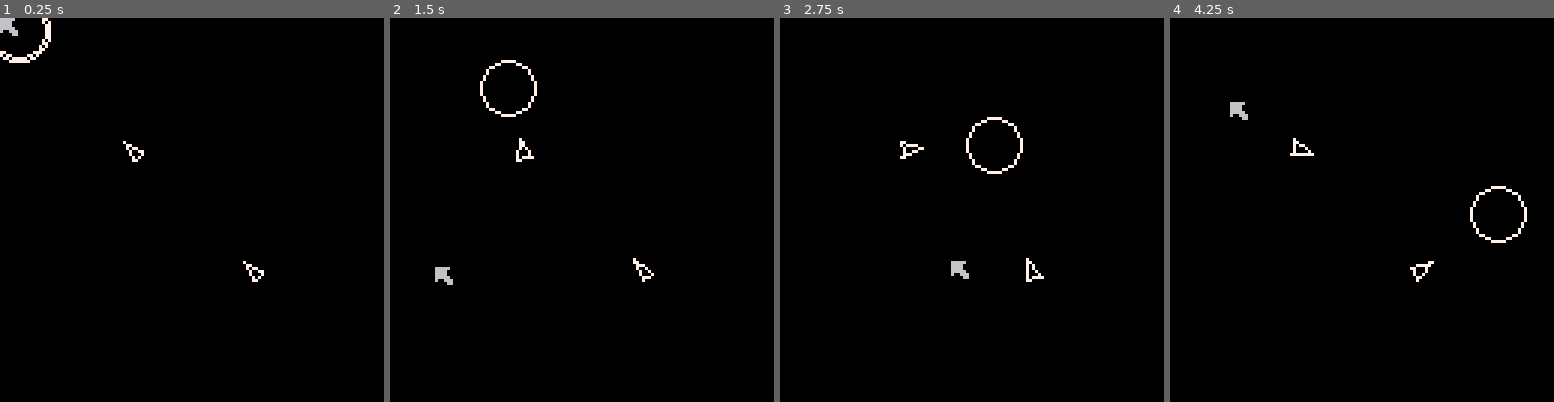
Above: before the commit, frames 1-4 (left to right).
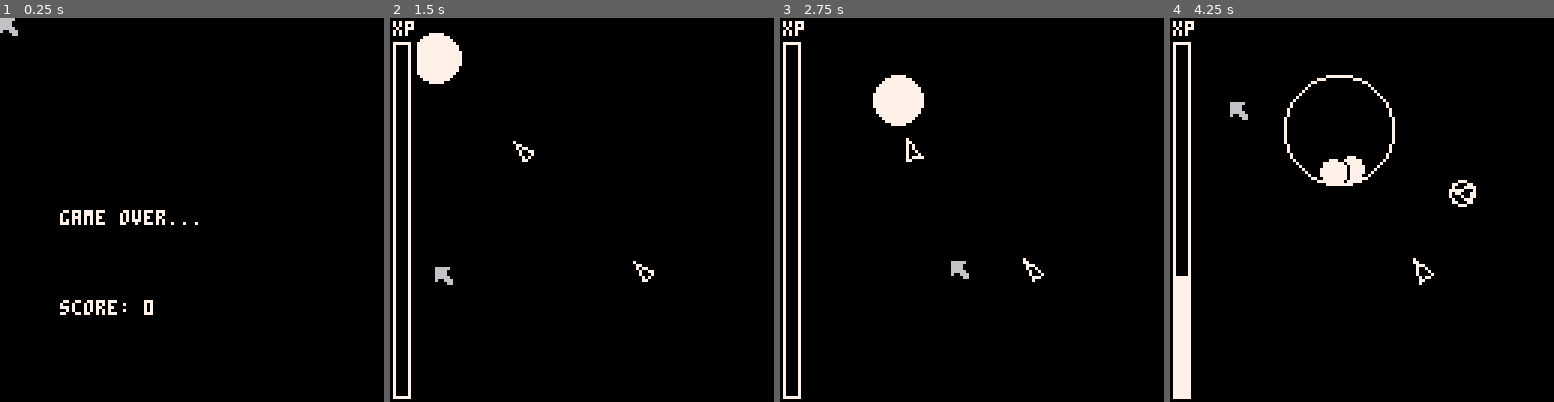
Above: after the commit, the same moments.

Repository: treveron2018/pico8
Game: PICO-8 cartridge asteroidont.p8
Two runs of this game, one before a commit and one after it. Both use one fixed random seed, a clock stepped at 60 frames per second and the inputs below.
Inputs (mouse positions are in pixels of both pictures, inside the frame that each line leads up to):
- Up to frame 1 (0.25 s): no input
- Up to frame 2 (1.5 s): click (670, 121) at 0.67 s; click (436, 267) at 1.22 s
- Up to frame 3 (2.75 s): click (887, 114) at 1.77 s; click (952, 259) at 2.32 s
- Up to frame 4 (4.25 s): click (1404, 106) at 2.87 s; click (1465, 256) at 3.42 s; click (1231, 102) at 3.97 s

The runs differ from the first frame. In frame 1, 1.4% of the frame differs, in the area x 0-69%, y 0-78%; in frame 2, 3.4%; in frame 3, 3.6%; in frame 4, 4.6%, in the area x 0-93%, y 0-100%.

Commit message:
asteroidon't close to finished

Diff:
--- a/asteroidont.p8
+++ b/asteroidont.p8
@@ -14,23 +14,86 @@
 		bt=0,
 		spt=1,
 		tax=0,
-		tay=0}
-		asteroids={}
-		ships={}
-		shwaves={}
-		sparks={}
-
-		_upd=upd_game
-		_drw=drw_game
-
-		spawn_ast(0,0)
-		spawn_ship(84,84)
-		spawn_ship(44,44)
+		tay=0
+	}
+	h_score=0
+	score=0
+	btn_released=true
+--	_upd=upd_title
+--_drw=drw_title
+	_upd=upd_over
+	_drw=drw_over
 end
 
 function _update60()
 	upd_cursor()
 	_upd()
+end
+
+function start_game()
+asteroids={}
+	ships={}
+	bullets={}
+	shwaves={}
+	sparks={}
+
+--possible power up variables
+	ast_div=2
+	maxdir_timer=30
+	dir_timer=maxdir_timer
+	ast_spd=1.5
+	maxaspawn_t=600
+	aspawn_t=0
+	amp_r=0
+	cmaxr=2
+--ast_hp
+
+	sposx=0
+	sposy=0
+	spw_sw=false
+
+--debuffs for ships
+	base_sspawn_t=180
+	maxsspawn_t=180
+	sspawn_t=0
+	shoot_t=0
+	shoot_tl=120
+	bullet_sl=1
+	bulspddiv=2
+
+	power_ups={}
+	pow_n=2
+	pow_id={1,2,3,4,5,6}
+	pow_txt={"faster asteroids",
+		"slower bullets",
+		"⬆️ asteroid spawn",
+		"⬆️ direction time",
+		"⬆️asteroid radius",
+		"more options"
+	}
+	pow_spr={2,3,4,5,6,7}
+
+	ast_spawn_loc={
+		{x=-(8+amp_r),y=nil},
+		{x=127+(8+amp_r),y=nil},
+		{x=nil,y=-(8+amp_r)},
+		{x=nil,y=127+(8+amp_r)}
+	}
+	lvl=1
+	xp=0
+	next_lvl=3
+	score=0
+
+	spawn_ast(10,10)
+	spawn_ship(84,84)
+	spawn_ship(44,44)
+
+	_upd=upd_game
+	_drw=drw_game
+end
+
+function upd_title()
+	if(cur.bt==1 and btn_released)start_game()
 end
 
 function upd_game()
@@ -39,36 +102,68 @@
 	upd_ships()
 	upd_shwaves()
 	upd_sparks()
+	upd_bullets()
+	if(count_maxr()<cmaxr)spawn_timer()
+	spawn_ship_timer()
+	check_xp()
 end
 
 function upd_dir()
-	if cur.bt==1 then
-		stir(get_ast())
-	else
+	dir_timer-=1
+	stir(get_ast())
+	if cur.bt!=1 or dir_timer<=0 then
 		_upd=upd_game
 		_drw=drw_game
 	end
 end
 
+function upd_over()
+	if cur.bt==1 and btn_released then
+		btn_released=false
+		_upd=upd_title
+		_drw=drw_title
+	end
+end
+
 function drw_game()
+	drw_elements()
+end
+
+function drw_dir()
+	drw_elements()
+	line(cur.x,cur.y,cur.tax,cur.tay,7)
+	show_timer(get_ast())
+end
+
+function drw_title()
+	print("asteroh you better don't!",10,64,7)
+end
+
+function drw_over()
+	print("game over...",20,64,7)
+	if score>h_score then
+		print("new high score!",20,84,7)
+	end
+		print("score: "..score,20,94,7)
+end
+
+function drw_elements()
 	drw_ast()
 	drw_ships()
 	drw_shwaves()
 	drw_sparks()
-end
-
-function drw_dir()
-	drw_ast()
-	drw_ships()
-	line(cur.x,cur.y,cur.tax,cur.tay,7)
+	drw_bullets()
+	display_xp()
 end
 
 function _draw()
 	cls()
+	_drw()
 	drw_cursor()
-	_drw()
-	--print(#sparks,0,0,7)
-end
+	--debug
+--print(maxsspawn_t,111,111,7)
+end
+
 -->8
 --cursor
 
@@ -76,6 +171,7 @@
 	cur.x=stat(32)
 	cur.y=stat(33)
 	cur.bt=stat(34)
+	if(cur.bt==0)btn_released=true
 	ast_clic()
 end
 
@@ -85,7 +181,7 @@
 
 function ast_select()
 	for a in all(asteroids)do
-		if dist(cur.x,cur.y,a.x,a.y)<a.r then
+		if dist(cur.x,cur.y,a.x,a.y)<a.r+amp_r then
 			a.sel=true
 		else
 			a.sel=false
@@ -95,13 +191,17 @@
 
 function ast_clic()
 	for a in all(asteroids)do
-		if cur.bt==1 and a.sel then
+		if cur.bt==1 and a.sel and dir_timer==maxdir_timer then
 			cur.tax,cur.tay=a.x,a.y
 			_upd=upd_dir
 			_drw=drw_dir
-		end
-	end
-end
+		elseif cur.bt==0 then
+			dir_timer=maxdir_timer
+		end
+	end
+end
+
+
 -->8
 --tools
 
@@ -110,23 +210,23 @@
 end
 
 function checkastpos(o)
-	if(o.x<-o.r)o.x=o.r+128
-	if(o.x>o.r+128)o.x=-o.r
+	if(o.x<-o.r+8)o.x=o.r+128
+	if(o.x>o.r+128)o.x=-o.r+8
 	if(o.y<-o.r)o.y=o.r+128
 	if(o.y>o.r+128)o.y=-o.r
 end
 
-function get_angle(p1x,p1y,p2x,p2y)
-	return atan2(p1y-p2y,p1x-p2x)
-end
+
+
 -->8
 --asteroids
 
-function spawn_ast(_x,_y)
+function spawn_ast(_x,_y,_r)
+	if(not _r)_r=8
 	local a={
 		x=_x,
 		y=_y,
-		r=9
+		r=_r
 	}
 	stir(a,rnd())
 	add(asteroids,a)
@@ -142,8 +242,9 @@
 
 function drw_ast()
 	for a in all(asteroids) do
-		circ(a.x,a.y,a.r,7)
-		if(a.sel)circ(a.x,a.y,a.r+1,7)
+		circfill(a.x,a.y,a.r+amp_r,7)
+		circ(a.x,a.y,a.r+1+amp_r,0)
+		if(a.sel)circ(a.x,a.y,a.r+2+amp_r,7)
 	end
 end
 
@@ -156,8 +257,53 @@
 
 function stir(ast,ang)
 	if(not ang)ang=atan2(cur.y-ast.y,cur.x-ast.x)
-	ast.dx=sin(ang)/2
-	ast.dy=cos(ang)/2
+	ast.dx=sin(ang)/4*ast_spd
+	ast.dy=cos(ang)/4*ast_spd
+end
+
+function dmg_ast(ast)
+	if ast.r==8 then
+		for i=1,ast_div do
+			spawn_ast(ast.x,ast.y,4)
+		end
+	elseif ast.r==4 then
+		for i=1,ast_div do
+			spawn_ast(ast.x,ast.y,2)
+		end
+	end
+	explode(ast)
+	del(asteroids,ast)
+	checkend()
+end
+
+function show_timer(ast)
+	local r=ast.r
+	local x,y=ast.x-r,ast.y-r
+	if(ast.x<64)x+=r*2
+	if(ast.y<64)y+=r*2
+	local bar=flr(dir_timer*5/maxdir_timer)
+	rectfill(x-2,y-2,x+3,y+6,0)
+	rectfill(x-1,y+5-bar,x+2,y+5,7)
+	rect(x-1,y-1,x+2,y+5,7)
+end
+
+function spawn_timer()
+	aspawn_t+=1
+	if aspawn_t>=maxaspawn_t then
+		local pos=rnd(ast_spawn_loc)
+		if (pos.x==nil)	pos.x=flr(rnd(119)+8)
+		if (pos.y==nil)	pos.y=flr(rnd(127))
+		aspawn_t=0
+		spawn_ast(pos.x,pos.y)
+	end
+end
+
+function count_maxr()
+	local c=0
+	for a in all(asteroids)do
+		if (a.r==8)c+=1
+	end
+	return c
 end
 -->8
 -- ships
@@ -171,29 +317,112 @@
 		px={0,0,0,0},
 		py={0,0,0,0},
 		pang={0,.4,.5,-.4},
-		poff={0,0,1,0}
+		poff={0,0,1,0},
+		typ=1,
+		hp=1,
+		flash=0,
+		points=100,
+		xp=1
 	}
 	add(ships,sh)
 end
 
+function spawn_ship2(_x,_y)
+	local sh={
+		x=_x,
+		y=_y,
+		r=4,
+		rot=0,
+		px={0,0,0,0,0,0,0,0},
+		py={0,0,0,0,0,0,0,0},
+		pang={0,.25,.25,.375,.5,.655,.75,.75},
+		poff={0,-1,1.5,0,3,0,1.5,-1},
+		typ=2,
+		hp=2,
+		flash=0,
+		xp=3,
+		points=300
+	}
+	add(ships,sh)
+end
+
+function spawn_ship_timer()
+	sspawn_t+=1
+	if sspawn_t>=maxsspawn_t-20 and not spw_sw then
+		spw_sw=true
+		sposx,sposy=rnd(120)+16,rnd(120)+7
+		local overlap=false
+		for s in all(ships)do
+			overlap=check_overlap(s.x,s.y,s.r,sposx,sposy,4)
+		end
+		while overlap do
+			sposx,sposy=rnd(120)+16,rnd(120)+7
+			for s in all(ships)do
+				overlap=check_overlap(s.x,s.y,s.r,sposx,sposy,4)
+			end
+		end
+		add_shwave(sposx,sposy,15,0)
+	elseif sspawn_t>=maxsspawn_t then
+		sspawn_t=0
+		if lvl<=5 then
+			spawn_ship(sposx,sposy)
+		elseif lvl<=10 then
+			local n=rnd()
+			if n>.5 then
+				spawn_ship(sposx,sposy)
+			else
+				spawn_ship2(sposx,sposy)
+			end
+		elseif lvl>10 then
+			spawn_ship2(sposx,sposy)
+		end
+		spw_sw=false
+	end
+end
+
 function upd_ships()
+	shoot_t+=1
 	for s in all(ships)do
-		s.rot=aim(s)
+		if(s.flash>0)s.flash-=1
+		if(#asteroids>0)s.rot=aim(s)
+		if(shoot_t==shoot_tl-5)then
+			add_shwave(s.px[1],s.py[1],5,0)
+		elseif shoot_t==shoot_tl then
+			if s.typ==1 then
+				shoot(s)
+			else
+				shoot3(s)
+			end
+		end
 		for i=1,#s.pang do
 			s.px[i]=sin(s.rot+s.pang[i])*(s.r-s.poff[i])+s.x
 			s.py[i]=cos(s.rot+s.pang[i])*(s.r-s.poff[i])+s.y
-			if(ship_col(s.px[i],s.py[i]))explode(s)
-		end
-	end
+			local ast=ship_col(s.px[i],s.py[i])
+			if ast and s.flash==0 then
+				s.hp-=1
+				if s.hp<=0 then
+					explode(s)
+					xp+=s.xp
+					score+=s.points
+				else
+					s.flash+=60
+					dmg_ast(ast)
+				end
+			end
+		end
+	end
+	if (shoot_t==shoot_tl)shoot_t=0
 end
 
 function drw_ships()
 	for s in all(ships)do
-		for i=1,#s.pang do
-			local off=1
-			if(i==#s.pang)off=-3
-			line(s.px[i],s.py[i],s.px[i+off],s.py[i+off])
-		end
+		if s.flash==0 or (s.flash>0 and sin(time()*8)>0) then
+   for i=1,#s.pang do
+				local off=1
+				if(i==#s.pang)off=(#s.pang-1)*-1
+				line(s.px[i],s.py[i],s.px[i+off],s.py[i+off],7)
+			end
+  end
 	end
 end
 
@@ -211,7 +440,7 @@
 
 function ship_col(x,y)
 	for a in all(asteroids) do
-		if(dist(x,y,a.x,a.y)<a.r)return true
+		if(dist(x,y,a.x,a.y)<a.r+amp_r)return a
 	end
 	return false
 end
@@ -220,6 +449,65 @@
 	add_shwave(s.x,s.y,0,20)
 	add_sparks(s.x,s.y,40)
 	del(ships,s)
+end
+
+function shoot(s)
+	local b={
+		x=s.px[1],
+		y=s.py[1],
+		dx=(-sin(s.rot*-1)*s.r+s.x*.005)/bulspddiv,
+		dy=(cos(s.rot*-1)*s.r+s.y*.005)/bulspddiv,
+		r=1
+	}
+	add(bullets,b)
+end
+
+function shoot3(s)
+	local offset=-.05
+	for i=1,3 do
+		local b={
+			x=s.px[1],
+			y=s.py[1],
+			dx=(-sin(s.rot*-1+offset)*s.r+s.x*.005)/bulspddiv,
+			dy=(cos(s.rot*-1+offset)*s.r+s.y*.005)/bulspddiv,
+			r=1
+		}
+		add(bullets,b)
+		offset+=.05
+	end
+end
+
+function upd_bullets()
+	for b in all(bullets)do
+		b.x+=b.dx
+		b.y+=b.dy
+		if b.x>127
+		or b.x<8
+		or b.y>127
+		or b.y<0 then
+			del(bullets,b)
+		end
+		check_bull(b)
+	end
+end
+
+function drw_bullets()
+	for b in all(bullets)do
+		circfill(b.x,b.y,b.r,7)
+	end
+end
+
+function check_bull(b)
+	for a in all(asteroids)do
+		if dist(b.x,b.y,a.x,a.y)<a.r then
+			dmg_ast(a)
+			del(bullets,b)
+		end
+	end
+end
+
+function check_overlap(x1,y1,r1,x2,y2,r2)
+	return dist(x1,y1,x2,y2)<r2+r1+4
 end
 -->8
 --particles
@@ -238,11 +526,11 @@
 function upd_shwaves()
 	for s in all(shwaves) do
 		if s.tr>s.r then
-			s.r+=.75
+			s.r+=.5
 		else
-			s.r-=.75
-		end
-		if(s.r>=s.tr)then
+			s.r-=.5
+		end
+		if(s.r==s.tr)then
 			del(shwaves,s)
 		end
 	end
@@ -282,10 +570,142 @@
 	end
 end
 
+-->8
+--ui
+
+function display_xp()
+	rectfill(0,0,8,127,0)
+	print("xp",1,1,7)
+	rect(1,8,6,126,7)
+	local bar = xp/next_lvl*118
+	rectfill(1,126-bar,6,126,7)
+end
+-->8
+--gameplay
+
+function check_xp()
+	if xp>=next_lvl then
+		lvl+=1
+		xp=next_lvl-xp
+		next_lvl*=1.5
+		load_pows()
+		_upd=upd_lvl
+		_drw=drw_lvl
+		maxsspawn_t*=.9
+	end
+end
+
+function upd_lvl()
+	cursor_pow()
+	if cur.bt==1 and get_selpow() then
+		_upd=upd_game
+		_drw=drw_game
+		level_up(get_selpow().id)
+		power_ups={}
+	elseif cur.bt==1 then
+	--sfx duduh
+	end
+end
+
+function drw_lvl()
+	drw_elements()
+	local windx,windy,windx2,windy2=35,30,115,35+pow_n*10+10
+	rect(windx-1,windy-1,windx2+1,windy2+1,7)
+	rectfill(windx,windy,windx2,windy2,0)
+	print("level "..lvl.."!",windx+2,windy+2,7)
+	for i=1,pow_n do
+		local _x,_y=2+windx,windy+12*i
+		local col=7
+		if(power_ups[i].sel)col=10
+		rect(_x-1,_y-1,_x+8,_y+8,col)
+		spr(power_ups[i].spt,_x,_y)
+		print(power_ups[i].txt,_x+10,_y+2,col)
+		power_ups[i].x,power_ups[i].y=_x,_y
+	end
+end
+
+function load_pows()
+	for i=1,pow_n do
+		local n=flr(rnd(6))+1
+		while pow_n==4 and n==6 do
+			n=flr(rnd(6))+1
+		end
+		local p={
+			id=pow_id[n],
+			txt=pow_txt[n],
+			spt=pow_spr[n],
+			sel=false,
+			x=0,
+			y=0
+		}
+		add(power_ups,p)
+	end
+end
+
+function cursor_pow()
+	for p in all(power_ups)do
+		if cur.x<p.x
+		or cur.x>p.x+100
+		or cur.y<p.y
+		or cur.y>p.y+7 then
+			p.sel=false
+		else
+			p.sel=true
+		end
+	end
+end
+
+function get_selpow()
+	for p in all(power_ups) do
+		if(p.sel)return p
+	end
+	return false
+end
+
+function level_up(id)
+	if id==1 then
+		ast_spd*=1.1
+		debug=ast_spd
+	elseif id==2 then
+		bulspddiv*=1.1
+		debug=bulspddiv
+	elseif id==3 then
+		maxaspawn_t*=.9
+		debug=maxaspawn_t
+	elseif id==4 then
+		maxdir_timer*=1.1
+		debug=maxdir_timer
+	elseif id==5 then
+		amp_r+=.5
+		debug=amp_r
+	elseif id==6 then
+		pow_n+=1
+		debug=pow_n
+	end
+end
+
+function checkend()
+	if #asteroids==0 then
+		if(not cur.bt==0)btn_released=false
+		_upd=upd_over
+		_drw=drw_over
+	end
+end
+
 __gfx__
-00000000666660000000000000000000000000000000000000000000000000000000000000000000000000000000000000000000000000000000000000000000
-00000000666600000000000000000000000000000000000000000000000000000000000000000000000000000000000000000000000000000000000000000000
-00700700666600000000000000000000000000000000000000000000000000000000000000000000000000000000000000000000000000000000000000000000
-00077000666660000000000000000000000000000000000000000000000000000000000000000000000000000000000000000000000000000000000000000000
-00077000600666000000000000000000000000000000000000000000000000000000000000000000000000000000000000000000000000000000000000000000
-00700700000066000000000000000000000000000000000000000000000000000000000000000000000000000000000000000000000000000000000000000000
+00000000666660000550000000055000600000066666666600666600666000000000666666660000000066666666000000000000000000000000000000000000
+00000000666600005005000000055000007777000666666006555560666066600666000000006660066600000000666000000000000000000000000000000000
+00700700666600005006600000000000070000700065560065555556666000006000000000000006600000000000000600000000000000000000000000000000
+00077000666660000560060000066000070000700006600065555556000000006606060606060606606060606060606600000000000000000000000000000000
+00077000600666000060077000066000070000700006600065555556666066606000000000000006600000000000000600000000000000000000000000000000
+00700700000066000006700700600600070000700065560065555556666066606000000000000006600000000000000600000000000000000000000000000000
+00000000000000000000700700600600007777000655556006555560666066600666000000006660066600000000666000000000000000000000000000000000
+00000000000000000000077006000060600000066555555600666600000000000000666666660000000066666666000000000000000000000000000000000000
+00000000000000000066660000077000050005000000000000000000000000000000600000060000000000066000000000000000000000000000000000000000
+00000000000000000660066000700700000500050000000000000000000000000006000000006000000000066000000000000000000000000000000000000000
+00000000000000006660066600700700050005000000000000000000000000000000000000000000000000000000000000000000000000000000000000000000
+00000000000000006000000600077000000500050000000000000000000000000000000000000000000000000000000000000000000000000000000000000000
+00000000000000006000000607700770050005000000000000000000000000000000000000000000000000000000000000000000000000000000000000000000
+00000000000000006660066670077007000500050000000000000000000000000000000000000000000000000000000000000000000000000000000000000000
+00000000000000000660066070077007050005000000000000000000000000000000000000000000000000000000000000000000000000000000000000000000
+00000000000000000066660007700770000500050000000000000000000000000000000000000000000000000000000000000000000000000000000000000000
--- a/ship.p8
+++ b/ship.p8
@@ -249,7 +249,7 @@
 		local b={
 			x=p.px[1],
 			y=p.py[1],
-			dx=-sin(p.rot*-1)*p.r+p.x*0.005,
+			dx=-sin(p.rot*-1)*p.r+p.x*.005,
 			dy=cos(p.rot*-1)*p.r+p.y*.005,
 			r=1,
 			age=15,
